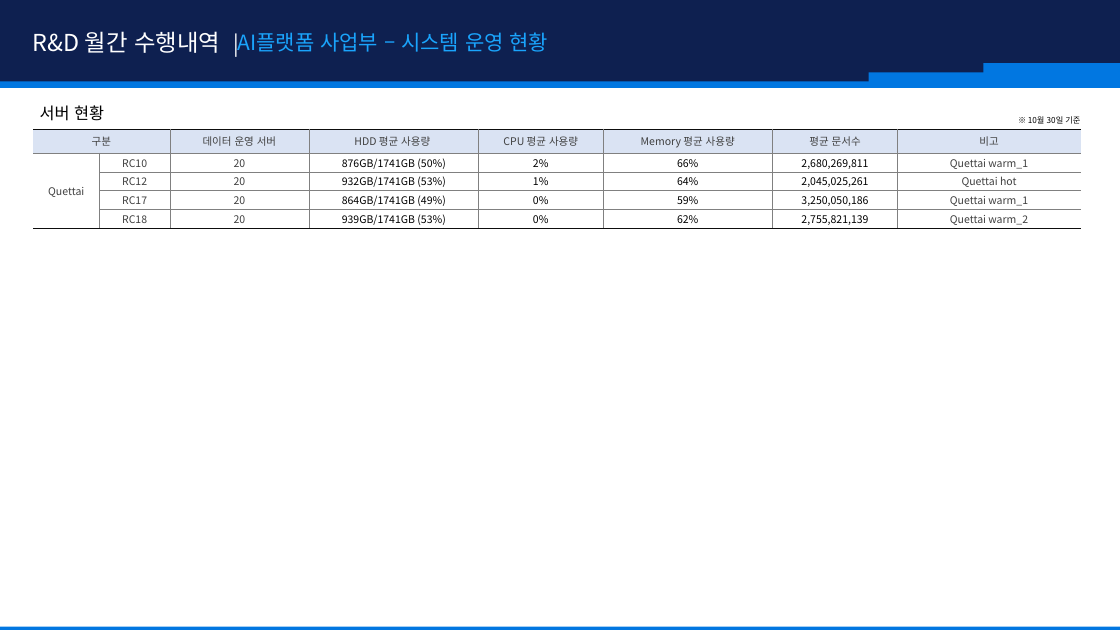
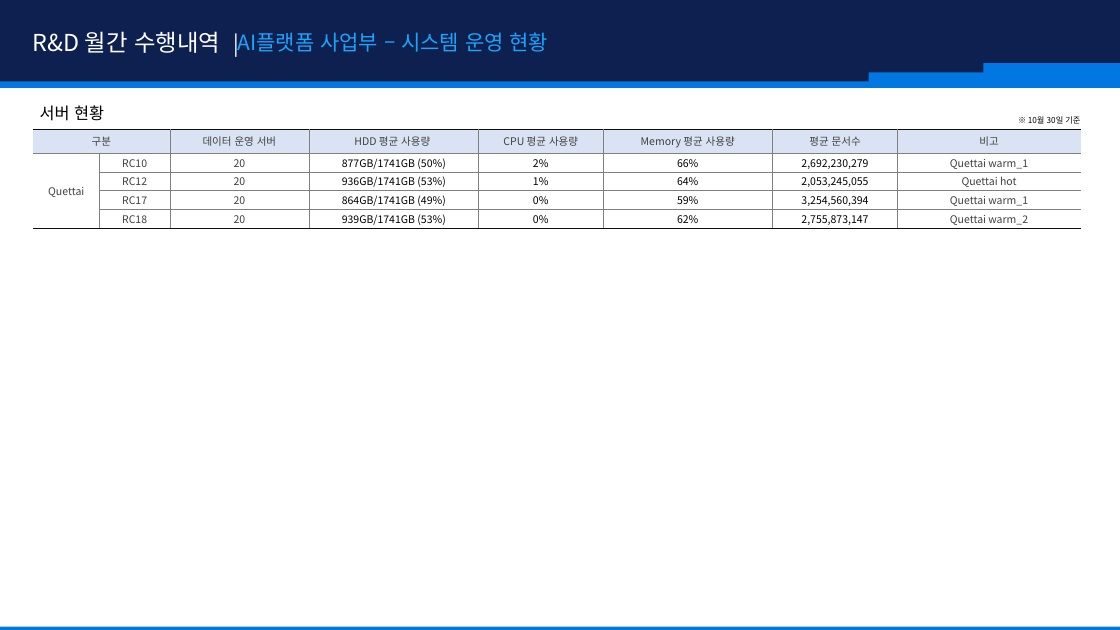
Before and after one commit to SJ-Han320/AI_Assistant_Project, a slide deck: slide 1 of src/main/resources/monthly-report/RnD_월간보고_2025년_10월_현황.pptx. Drawn at 1120x630 pixels with LibreOffice and Linux fonts; fonts in the diff are those of the drawing; background and template pictures are left out. Boxes give left, top, right and bottom in pixels: in the first picture for what was removed or moved away, otherwise in the second. Text is boxed around its words. In the diff, an @@ line names an element or a change of style, - is before the commit and + after.

```diff
--- a/src/main/resources/monthly-report/RnD_월간보고_2025년_10월_현황.pptx
+++ b/src/main/resources/monthly-report/RnD_월간보고_2025년_10월_현황.pptx
@@ table at [33, 129, 1081, 229] @@
-row 2, column 4: 876GB/1741GB (50%)
+row 2, column 4: 877GB/1741GB (50%)
-row 2, column 7: 2,680,269,811
+row 2, column 7: 2,692,230,279
-row 3, column 4: 932GB/1741GB (53%)
+row 3, column 4: 936GB/1741GB (53%)
-row 3, column 7: 2,045,025,261
+row 3, column 7: 2,053,245,055
-row 4, column 7: 3,250,050,186
+row 4, column 7: 3,254,560,394
-row 5, column 7: 2,755,821,139
+row 5, column 7: 2,755,873,147
```
Also in this commit, not shown: 5 other files.
